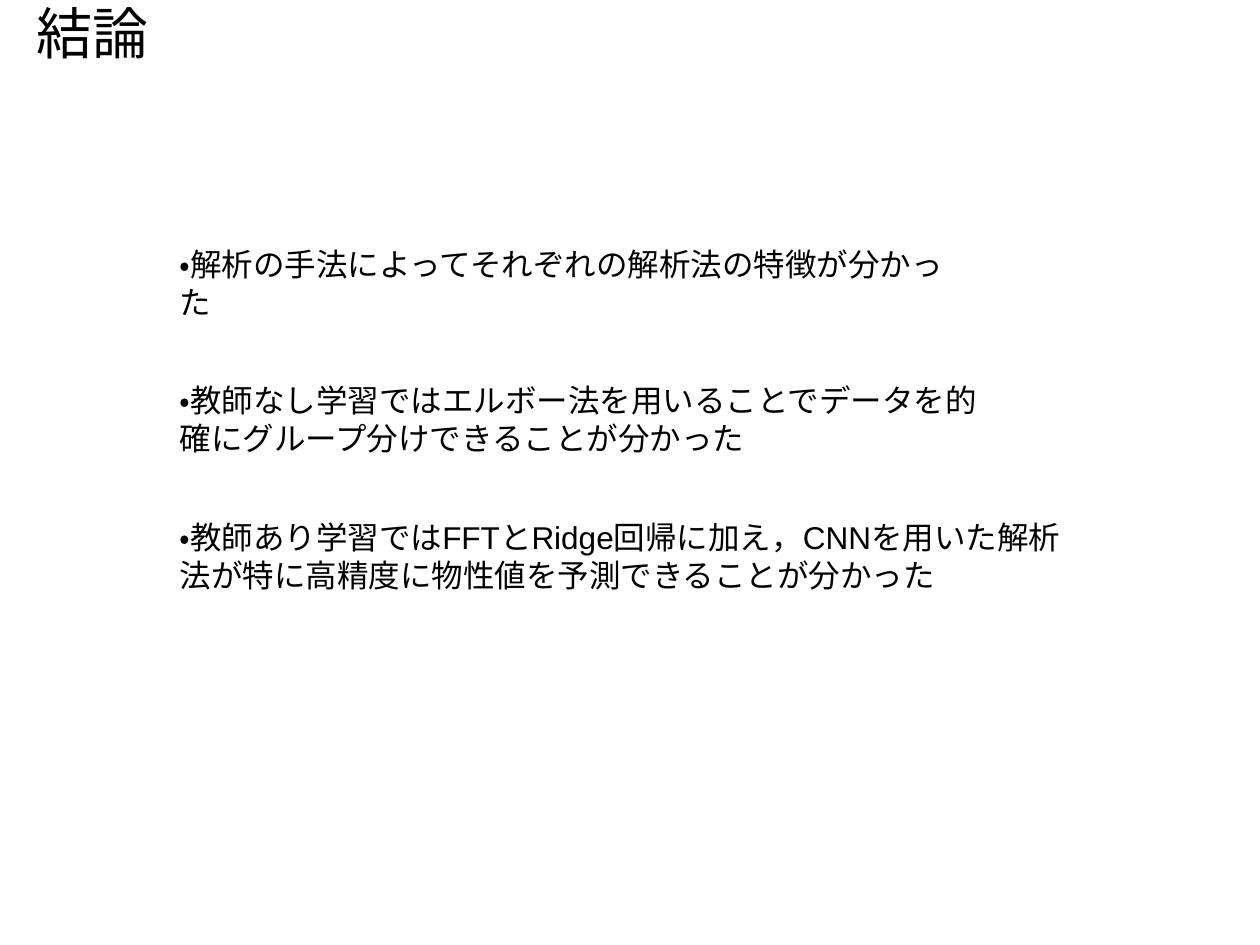
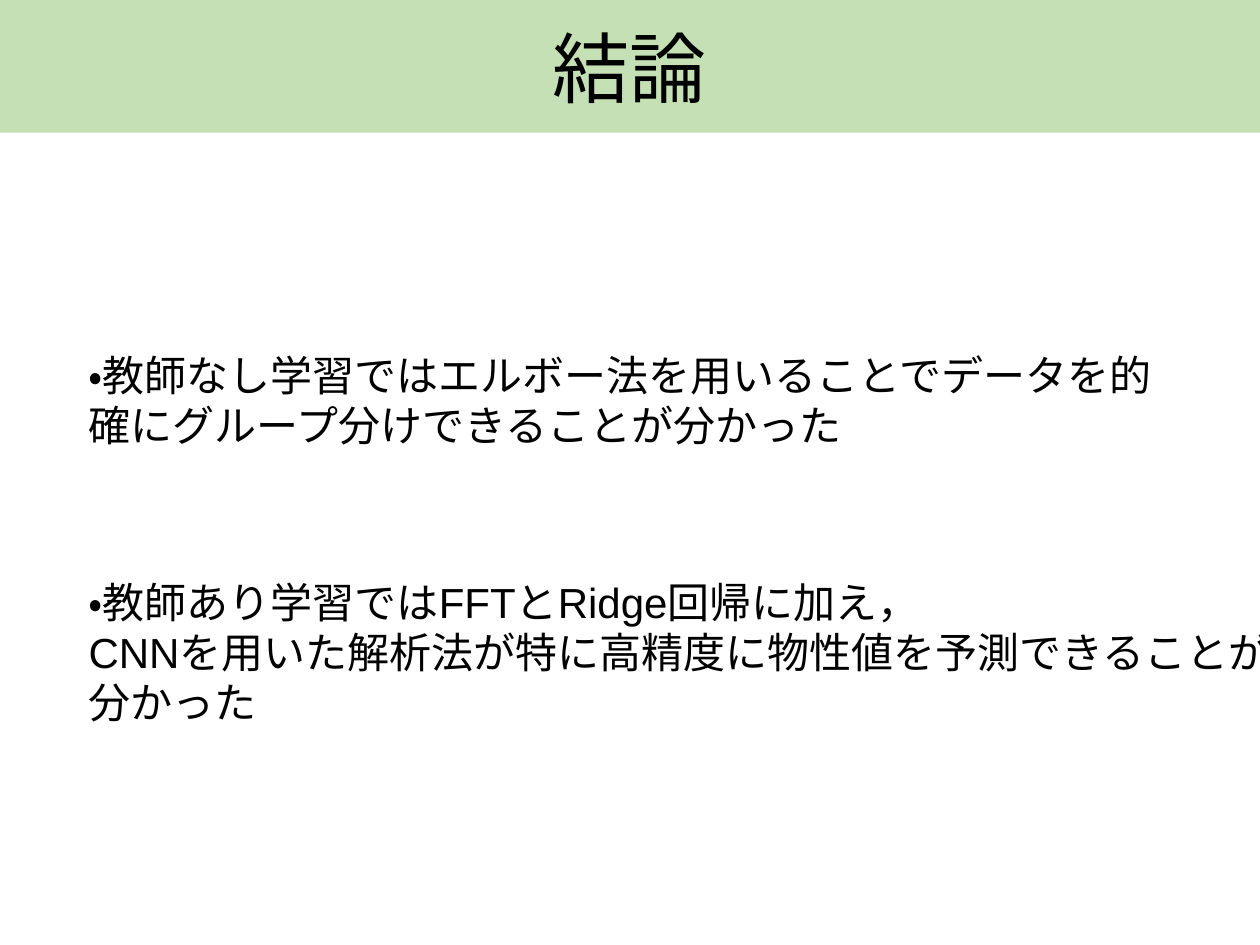
Before and after one commit to AT2032/Tokyo-University-of-Science, a slide deck: slide 16 of 学部3年/前期/学生実験/B1/プレゼン資料.pptx (slide 14 before the commit). Drawn at 1260x945 pixels with LibreOffice and Linux fonts; fonts in the diff are those of the drawing. Boxes give left, top, right and bottom in pixels: in the first picture for what was removed or moved away, otherwise in the second. Text is boxed around its words. In the diff, an @@ line names an element or a change of style, - is before the commit and + after.

```diff
--- a/学部3年/前期/学生実験/B1/プレゼン資料.pptx
+++ b/学部3年/前期/学生実験/B1/プレゼン資料.pptx
@@ rectangle "結論": place and size @@
-rectangle "結論" at (36, 7, 148, 59)
+rectangle "結論" at (0, 0, 1260, 132)
@@ rectangle "結論" at (0, 0, 1260, 132): size 32 to 44 pt; alignment left to centre; line spacing 0.9 to 1; vertical alignment top to middle; fill none to #C5E0B4 @@
@@ text removed at (180, 249, 943, 279) @@
-・解析の手法によってそれぞれの解析法の特徴が分かった
@@ text "・教師なし学習ではエルボー法を用いることでデータを的確にグループ分けできることが分かった": place and size @@
-text "・教師なし学習ではエルボー法を用いることでデータを的確にグループ分けできることが分かった" at (180, 385, 977, 453)
+text "・教師なし学習ではエルボー法を用いることでデータを的確にグループ分けできることが分かった" at (89, 355, 1152, 445)
@@ text "・教師なし学習ではエルボー法を用いることでデータを的確にグループ分けできることが分かった" at (89, 355, 1152, 445): size 18 to 24 pt @@
@@ text at (89, 582, 1260, 722): text changed; size 18 to 24 pt @@
-・教師あり学習ではFFTとRidge回帰に加え，CNNを用いた解析法が特に高精度に物性値を予測できることが分かった
+・教師あり学習ではFFTとRidge回帰に加え，
+CNNを用いた解析法が特に高精度に物性値を予測できることが
+分かった
```
Also in this commit, not shown: 7 other slides changed, 5 slides added, 3 slides removed, 1 other file.
